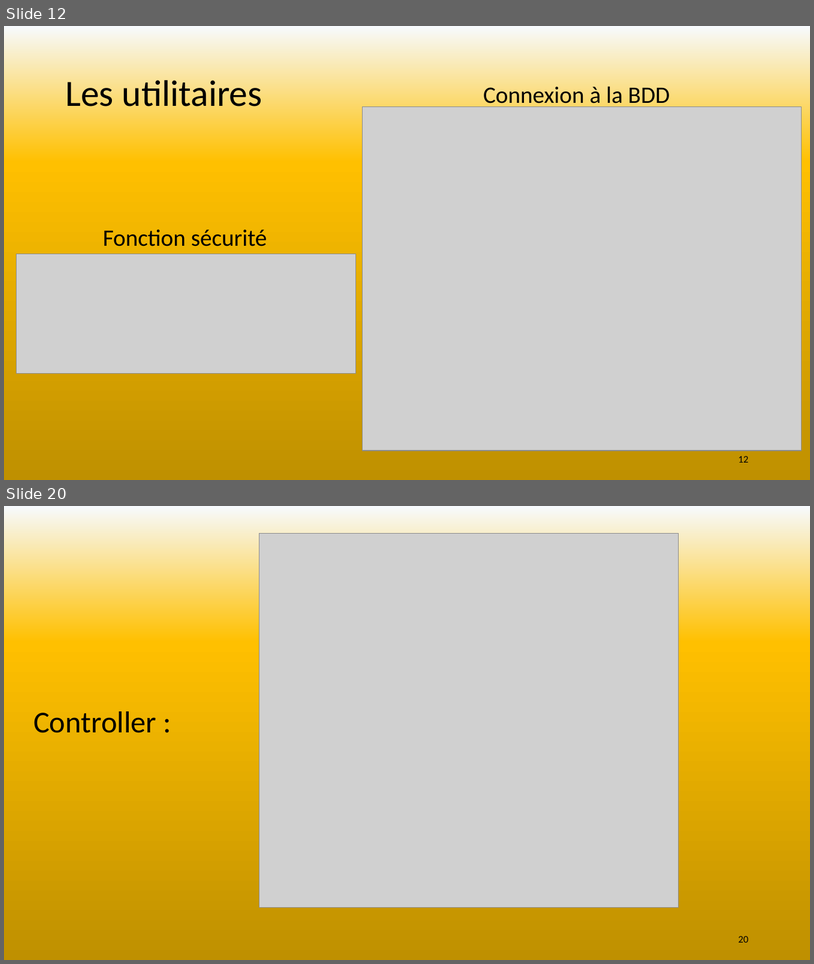
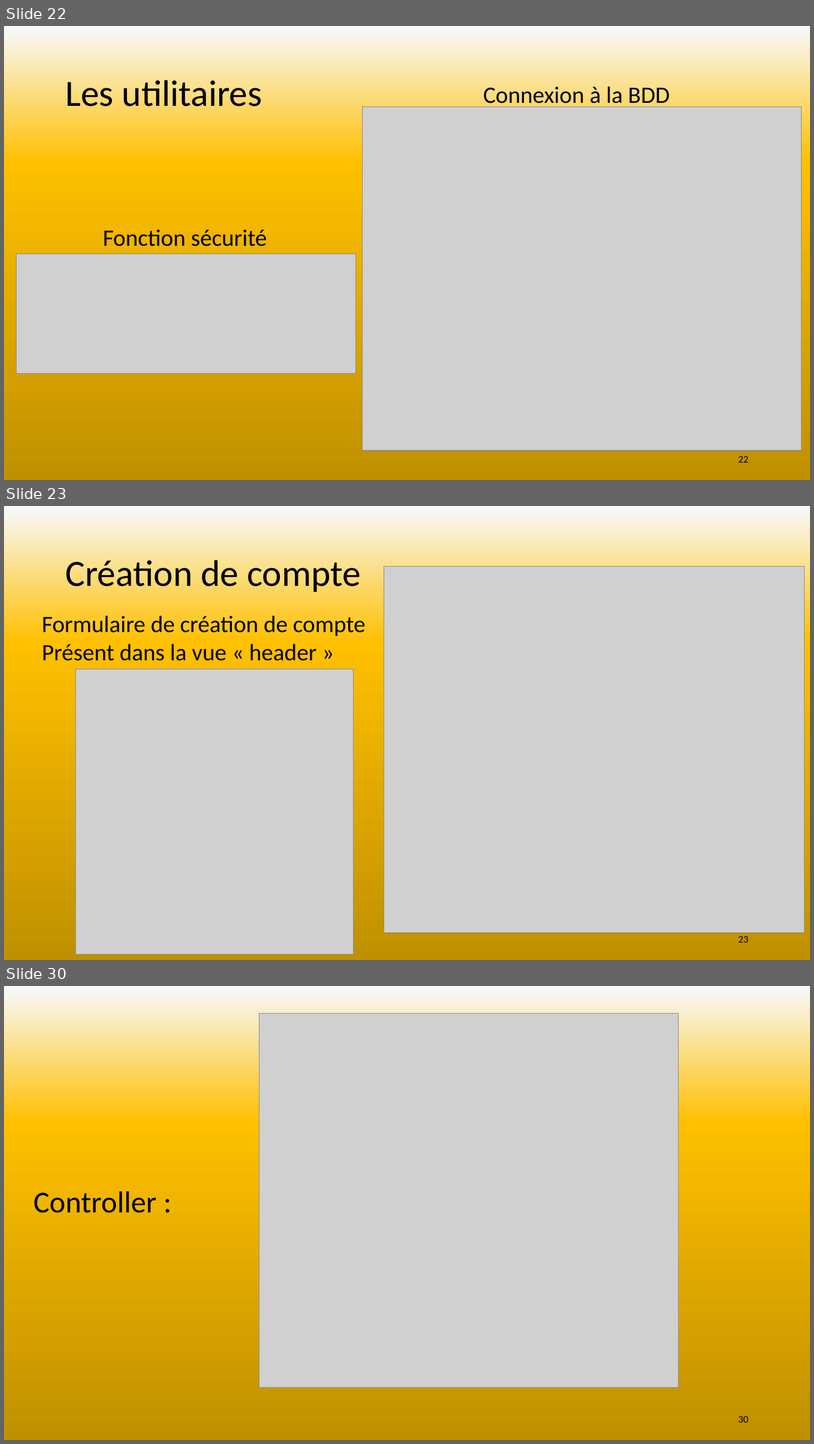
Before and after one commit to SebLeyr/Rotten_potatoes, a slide deck: Conception/Rotten potatoes.pptx. Shown one above the other, each under a label of ours: slides 12 and 20 before the commit, slides 22, 23 and 30 after it; the slides between them are not shown. The pictures are 814x964 and 814x1444 pixels, drawn with LibreOffice and Linux fonts; fonts in the diff are those of the drawing; grey boxes stand for pictures. Boxes give left, top, right and bottom in pixels: in the first picture for what was removed or moved away, otherwise in the second. Text is boxed around its words. In the diff, an @@ line names an element or a change of style, - is before the commit and + after.

```diff
--- a/Conception/Rotten potatoes.pptx
+++ b/Conception/Rotten potatoes.pptx
@@ slide 23 added at <box>4,506,810,960</box>, background gradient #F7FAFD to #FFC000 to #BF9000 to #FFFFFF @@
@@ title added at <box>65,555,361,592</box>, 44 pt, text #000000 @@
+Création de compte
@@ picture added at <box>384,567,804,933</box> @@
@@ text added at <box>42,615,366,661</box>, 28 pt, text #000000 @@
+Formulaire de création de compte
+Présent dans la vue « header »
@@ picture added at <box>76,669,354,954</box> @@
@@ page number added at <box>738,936,749,942</box>, 12 pt, text #000000 @@
+23
@@ what was slide 12 is now slide 22 @@
@@ page number at <box>738,456,749,462</box>: text changed @@
-12
+22
@@ what was slide 20 is now slide 30 @@
@@ page number at <box>738,1416,749,1422</box>: text changed @@
-20
+30
```
Also in this commit, not shown: 2 slides changed, 16 other slides added, 7 slides removed, 10 other files.
